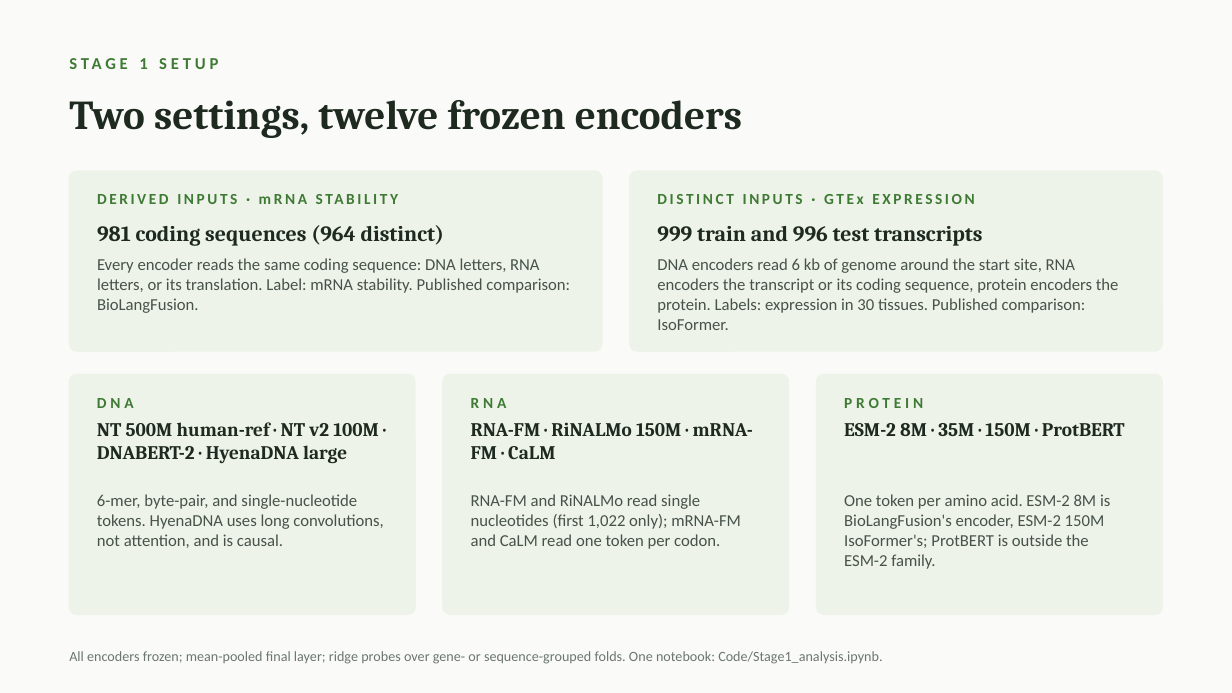
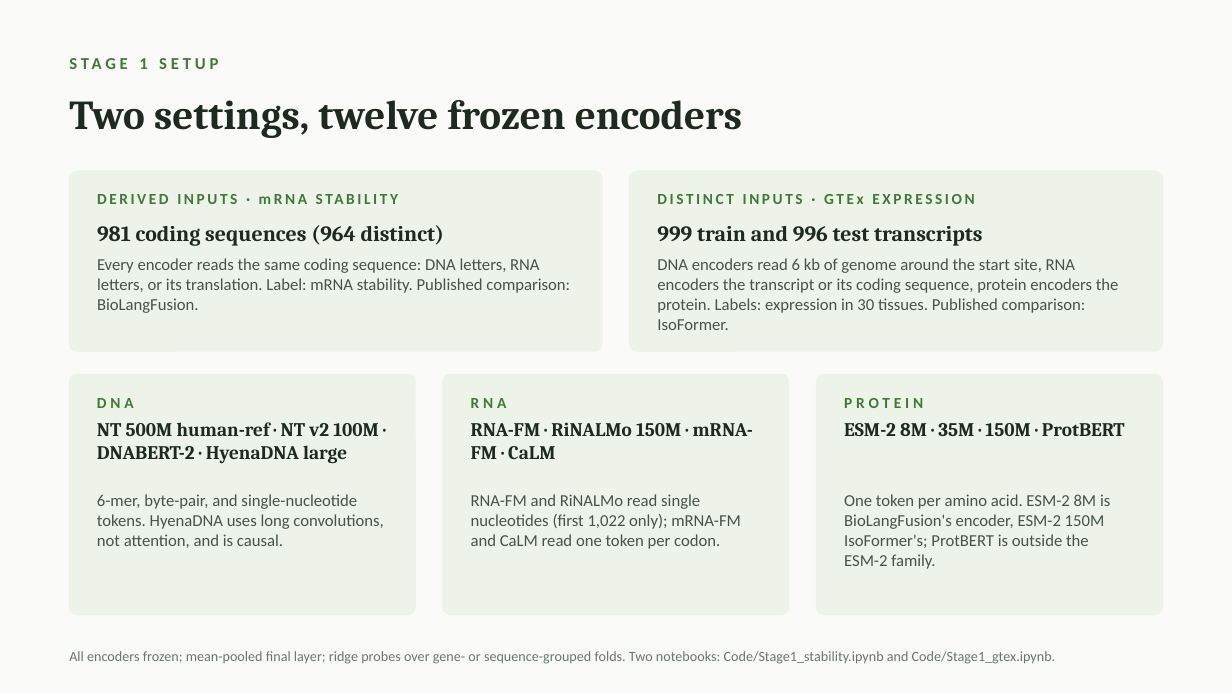
Before and after one commit to jtmckinley4/multimodal-bio-fusion, a slide deck: slide 2 of docs/notes/Mina_Meeting_Slides_2026-10-07.pptx. Drawn at 1232x693 pixels with LibreOffice and Linux fonts; fonts in the diff are those of the drawing. Boxes give left, top, right and bottom in pixels: in the first picture for what was removed or moved away, otherwise in the second. Text is boxed around its words. In the diff, an @@ line names an element or a change of style, - is before the commit and + after.

```diff
--- a/docs/notes/Mina_Meeting_Slides_2026-10-07.pptx
+++ b/docs/notes/Mina_Meeting_Slides_2026-10-07.pptx
@@ text at bbox=[69, 651, 1056, 664]: text changed @@
-All encoders frozen; mean-pooled final layer; ridge probes over gene- or sequence-grouped folds. One notebook: Code/Stage1_analysis.ipynb.
+All encoders frozen; mean-pooled final layer; ridge probes over gene- or sequence-grouped folds. Two notebooks: Code/Stage1_stability.ipynb and Code/Stage1_gtex.ipynb.
```
Also in this commit, not shown: 2 other slides changed, 11 other files.
